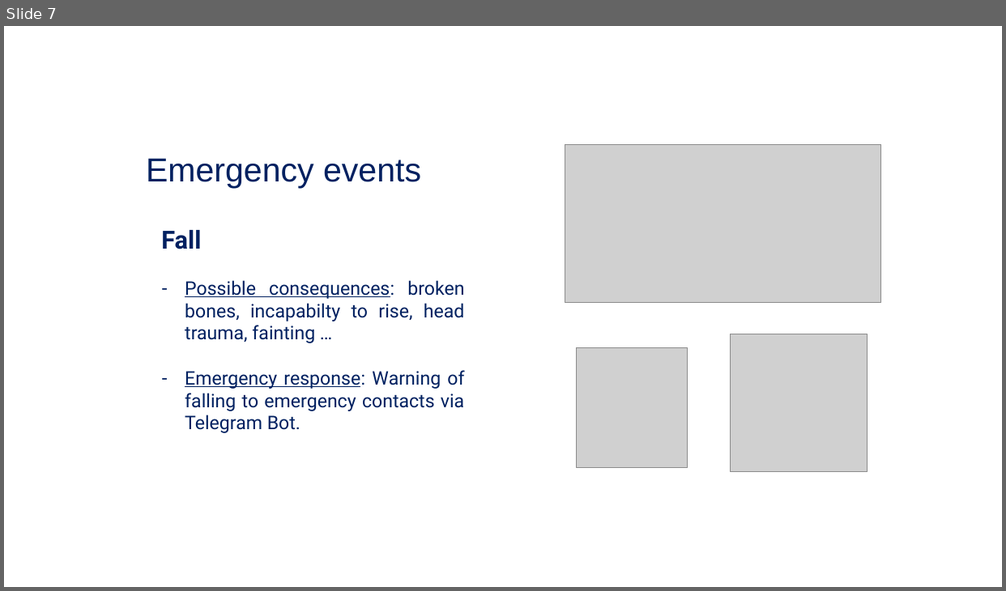
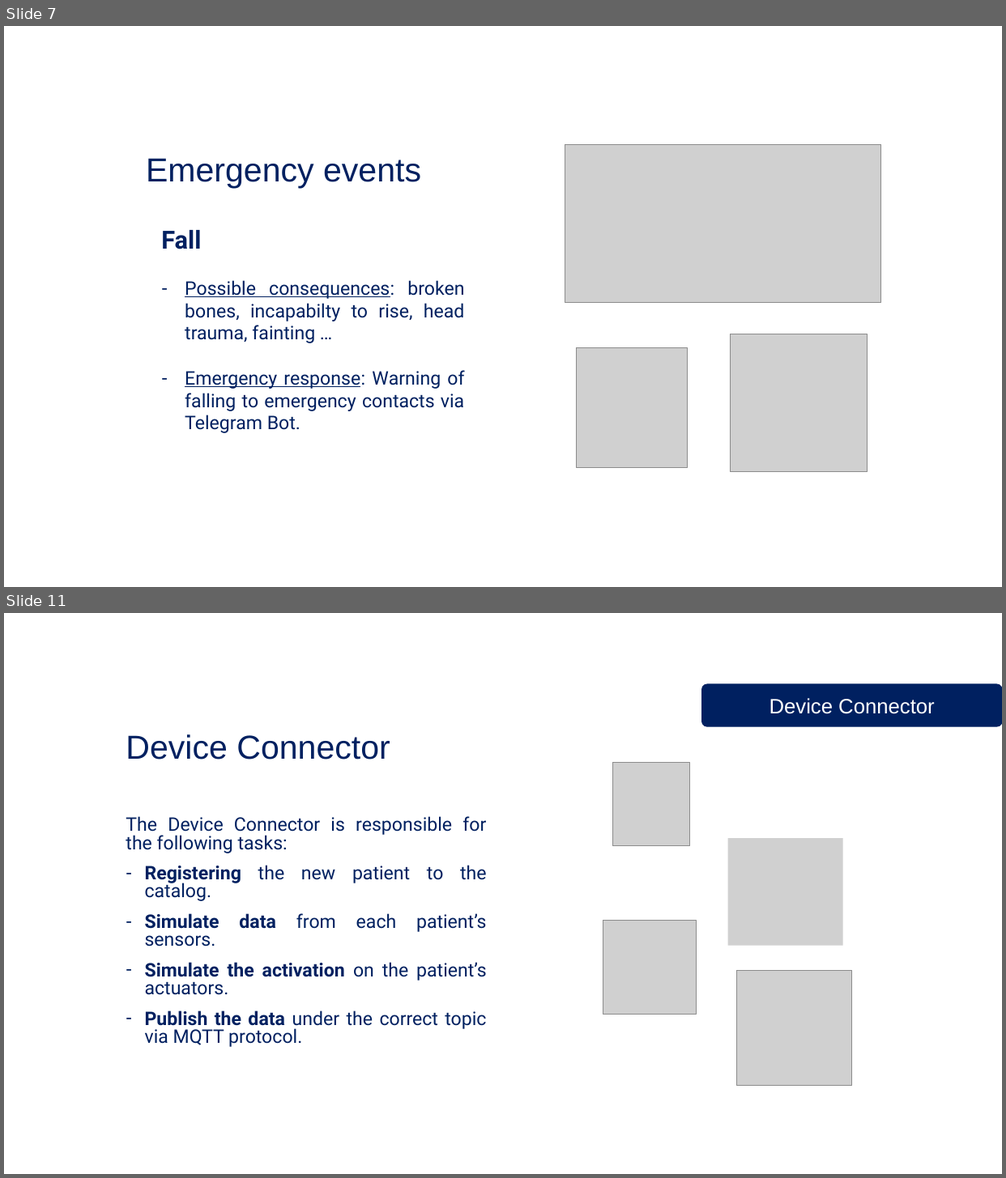
Before and after one commit to Checco1/IoT_Parkinson_Project, a slide deck: ParkinsonPal.pptx. Shown one above the other, each under a label of ours: slide 7 before the commit, slides 7 and 11 after it; the slides between them are not shown. The pictures are 1006x591 and 1006x1178 pixels, drawn with LibreOffice and Linux fonts; fonts in the diff are those of the drawing; grey boxes stand for pictures; background and template pictures are left out. Boxes give left, top, right and bottom in pixels: in the first picture for what was removed or moved away, otherwise in the second. Text is boxed around its words. In the diff, an @@ line names an element or a change of style, - is before the commit and + after.

```diff
--- a/ParkinsonPal.pptx
+++ b/ParkinsonPal.pptx
@@ slide 11 added at (4,613,1002,1174), background picture (left out); not listed: 1 template element that a slide beside it also shows @@
@@ rounded rectangle added at (702,684,1002,726), fill #002060, outline #002060 1 pt, 20 pt, text #FFFFFF @@
+Device Connector
@@ text added at (126,735,390,760), 32 pt, text #002060 @@
+Device Connector
@@ picture added at (612,763,690,846) @@
@@ text added at (126,816,487,1047), 18 pt, text #002060 @@
+The Device Connector is responsible for the following tasks:
+– Registering the new patient to the catalog.
+– Simulate data from each patient’s sensors.
+– Simulate the activation on the patient’s actuators.
+– Publish the data under the correct topic via MQTT protocol.
@@ picture added at (728,838,843,946) @@
@@ picture added at (603,921,697,1014) @@
@@ picture added at (737,971,852,1086) @@
```
Also in this commit, not shown: 3 slides changed, 28 other slides added.
